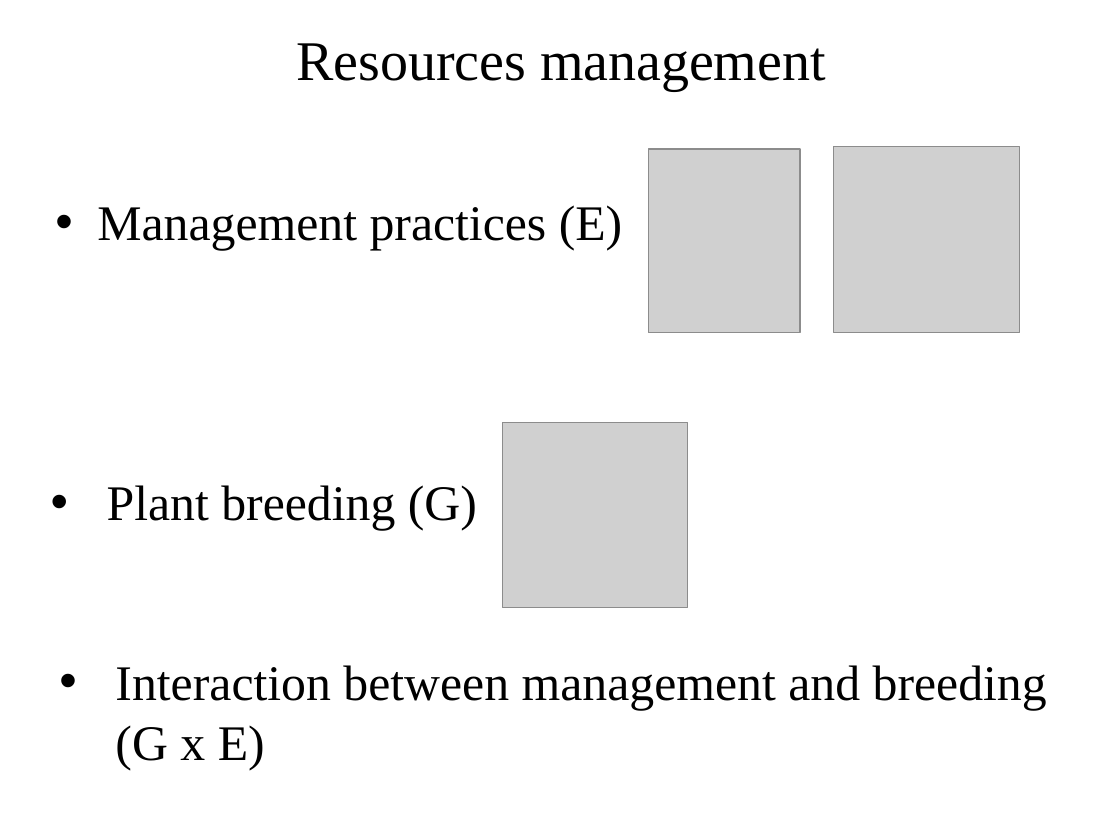
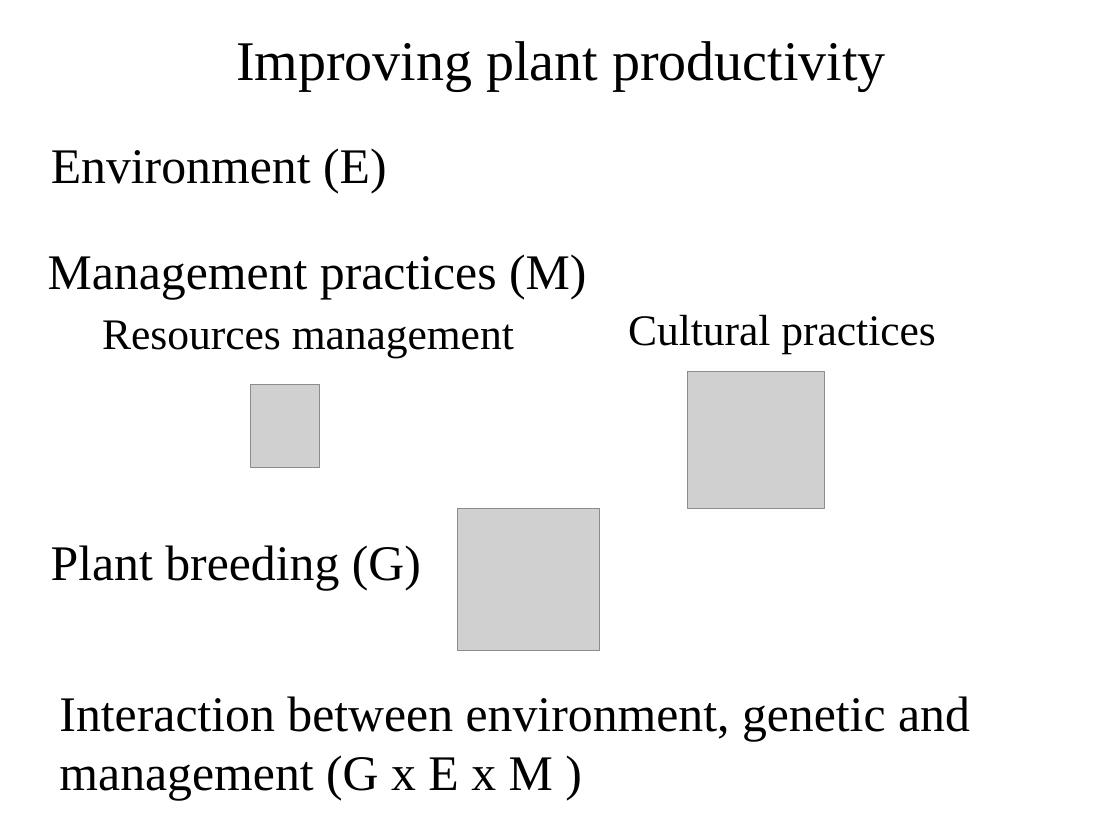
Before and after one commit to openalea-training/supagro_training_2018, a slide deck: slide 3 of TD_1/Intro.pptx (slide 2 before the commit). Drawn at 1120x840 pixels with LibreOffice and Linux fonts; fonts in the diff are those of the drawing; grey boxes stand for pictures. Boxes give left, top, right and bottom in pixels: in the first picture for what was removed or moved away, otherwise in the second. Text is boxed around its words. In the diff, an @@ line names an element or a change of style, - is before the commit and + after.

```diff
--- a/TD_1/Intro.pptx
+++ b/TD_1/Intro.pptx
@@ title at (x1=236, y1=41, x2=886, y2=90): text changed @@
-Resources management
+Improving plant productivity
@@ text added at (x1=51, y1=148, x2=387, y2=193), 32 pt, text #000000 @@
+Environment (E)
@@ picture removed at (x1=648, y1=149, x2=801, y2=333) @@
@@ picture removed at (x1=833, y1=147, x2=1019, y2=333) @@
@@ text at (x1=48, y1=254, x2=586, y2=299): text changed @@
-• Management practices (E)
+Management practices (M)
@@ text added at (x1=102, y1=320, x2=514, y2=358), 28 pt, text #000000 @@
+Resources management
@@ text added at (x1=628, y1=314, x2=935, y2=354), 28 pt, text #000000 @@
+Cultural practices
@@ picture added at (x1=251, y1=384, x2=319, y2=467) @@
@@ picture added at (x1=688, y1=372, x2=824, y2=508) @@
@@ picture resized from (x1=503, y1=422, x2=689, y2=607) to (x1=457, y1=508, x2=599, y2=651) @@
@@ text "Plant breeding (G)" moved from (x1=107, y1=485, x2=477, y2=530) to (x1=51, y1=545, x2=421, y2=590) @@
@@ text "Plant breeding (G)" at (x1=51, y1=545, x2=421, y2=590): bullet • to none @@
@@ text at (x1=59, y1=696, x2=970, y2=800): text changed @@
-• Interaction between management and breeding (G x E)
+Interaction between environment, genetic and management (G x E x M )
```
Also in this commit, not shown: 2 other slides changed, 4 slides added, 1 slide removed.
